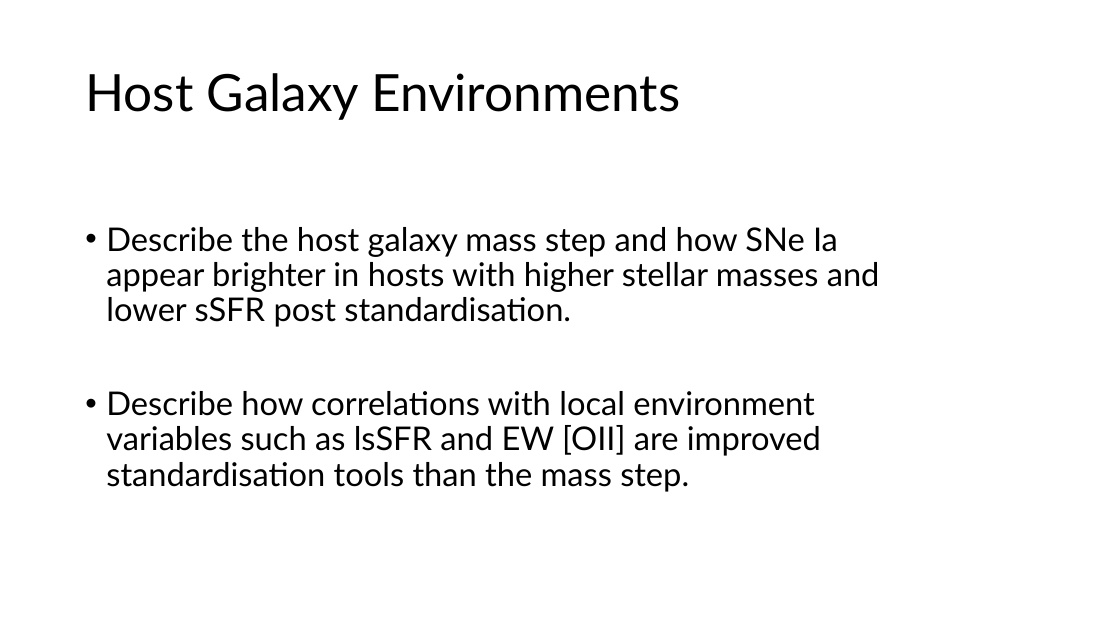
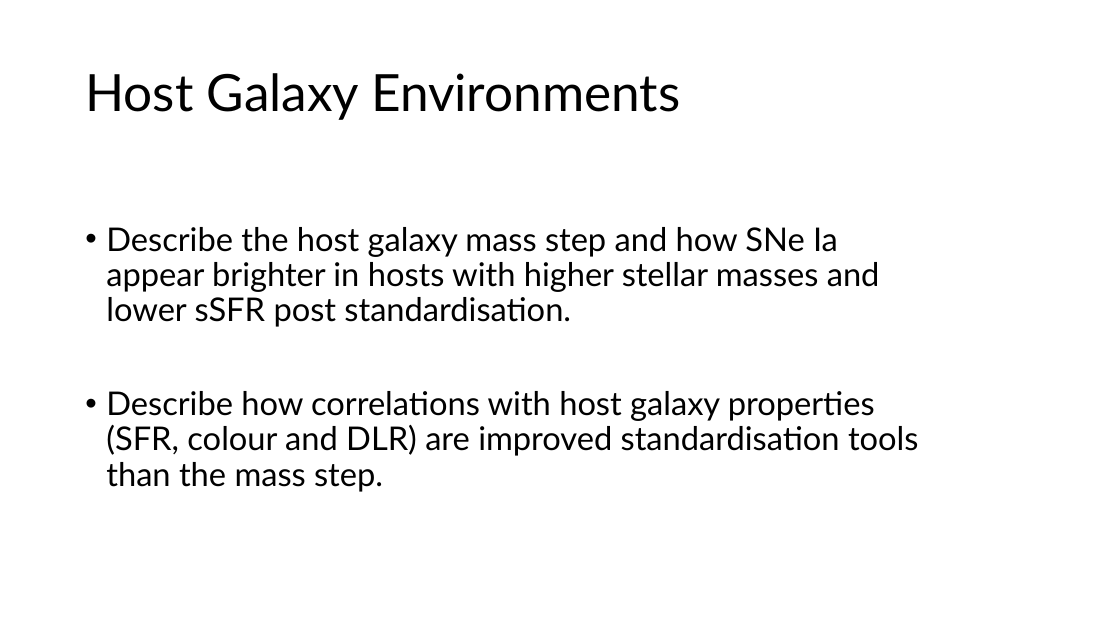
Before and after one commit to Webd0g/Honours_Project, a slide deck: slide 5 of Portfolio/presentation_skeleton/Oral_Presentation_Skeleton.pptx. Drawn at 1120x630 pixels with LibreOffice and Linux fonts; fonts in the diff are those of the drawing; background and template pictures are left out. Boxes give left, top, right and bottom in pixels: in the first picture for what was removed or moved away, otherwise in the second. Text is boxed around its words. In the diff, an @@ line names an element or a change of style, - is before the commit and + after.

```diff
--- a/Portfolio/presentation_skeleton/Oral_Presentation_Skeleton.pptx
+++ b/Portfolio/presentation_skeleton/Oral_Presentation_Skeleton.pptx
@@ text at [106, 391, 918, 492]: text changed @@
-• Describe how correlations with local environment variables such as lsSFR and EW [OII] are improved standardisation tools than the mass step.
+• Describe how correlations with host galaxy properties (SFR, colour and DLR) are improved standardisation tools than the mass step.
```
Also in this commit, not shown: 2 other slides changed, 14 other files.
